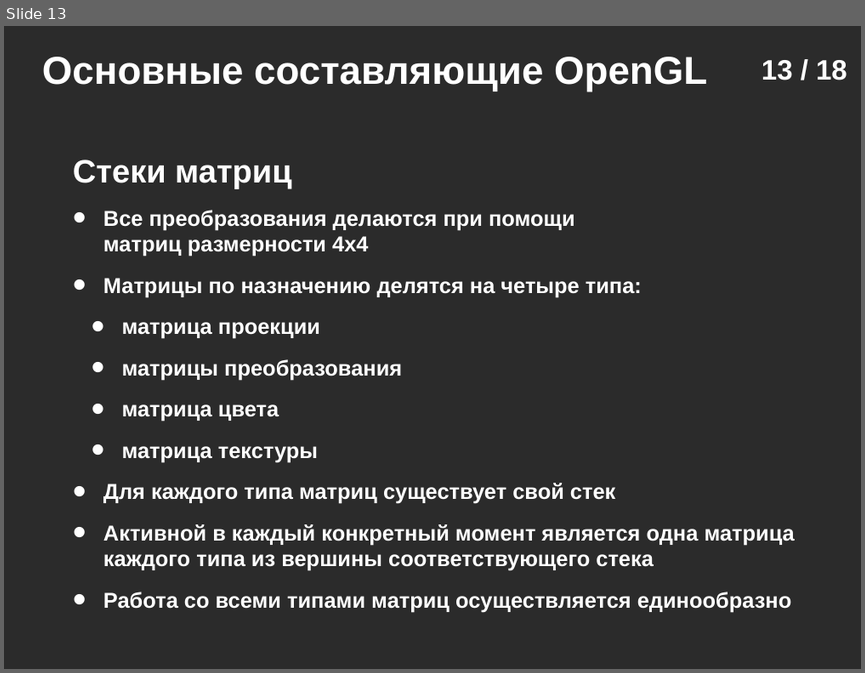
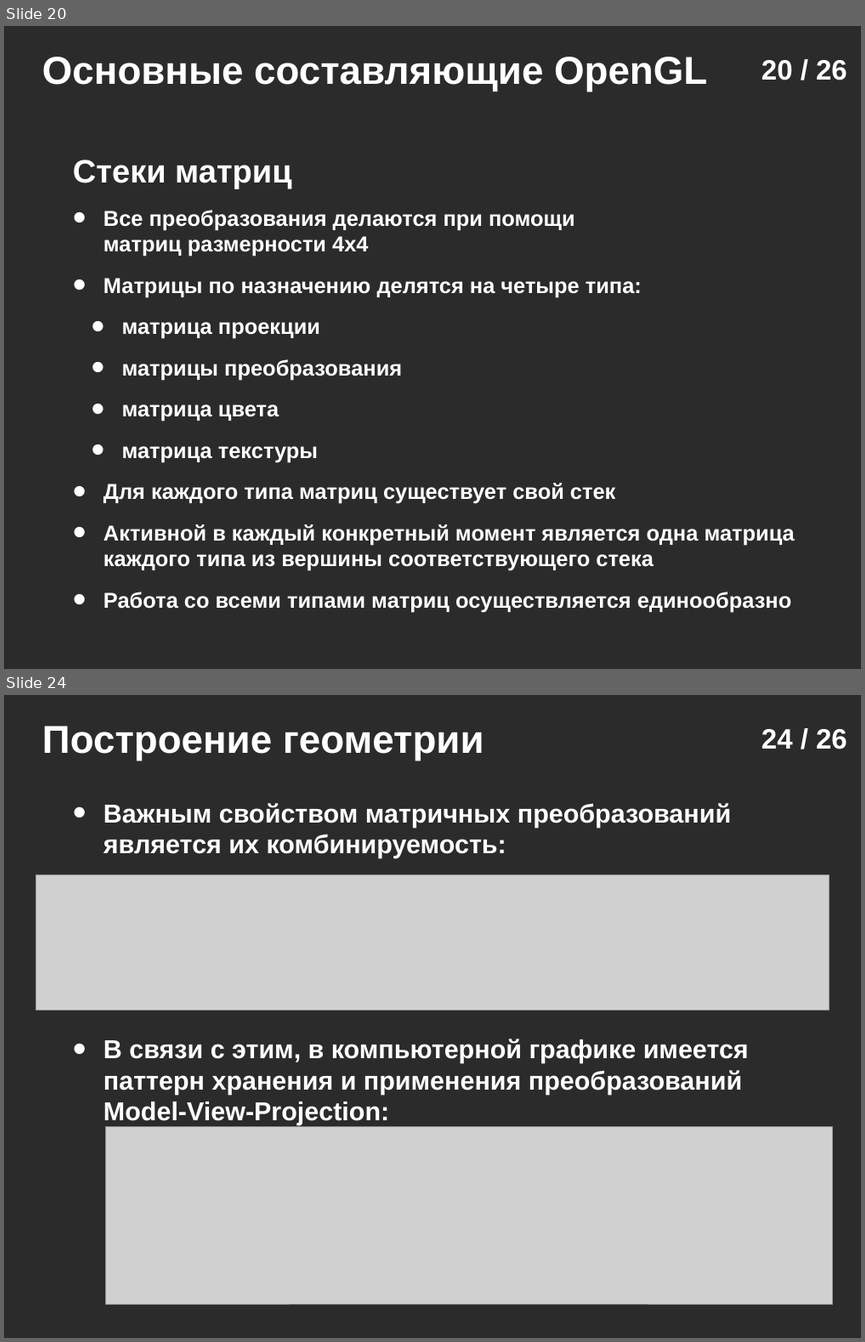
Before and after one commit to icosaeder/mmtech-lect, a slide deck: Лекции/Лекция №1/Лекция №1.odp. Shown one above the other, each under a label of ours: slide 13 before the commit, slides 20 and 24 after it; the slides between them are not shown. The pictures are 865x673 and 865x1342 pixels, drawn with LibreOffice and Linux fonts; fonts in the diff are those of the drawing; grey boxes stand for pictures; background and template pictures are left out; a plain dark background stands for a picture behind light text. Boxes give left, top, right and bottom in pixels: in the first picture for what was removed or moved away, otherwise in the second. Text is boxed around its words. In the diff, an @@ line names an element or a change of style, - is before the commit and + after.

```diff
--- a/Лекции/Лекция №1/Лекция №1.odp
+++ b/Лекции/Лекция №1/Лекция №1.odp
@@ slide 24 added at [4, 695, 861, 1338], background picture (left out) @@
@@ text added at [42, 726, 484, 760], 36 pt, text #FFFFFF, bold @@
+Построение геометрии
@@ page number added at [761, 729, 847, 749], 26 pt, text #FFFFFF, bold @@
+24 / 26
@@ text added at [103, 803, 731, 858], 24 pt, text #FFFFFF, bold @@
+• Важным свойством матричных преобразований является их комбинируемость:
@@ picture added at [36, 874, 828, 1009] @@
@@ text added at [103, 1038, 749, 1125], 24 pt, text #FFFFFF, bold @@
+• В связи с этим, в компьютерной графике имеется паттерн хранения и применения преобразований Model-View-Projection:
@@ picture added at [106, 1127, 833, 1304] @@
@@ what was slide 13 is now slide 20 @@
@@ page number at [761, 60, 847, 80]: text changed @@
-13 / 18
+20 / 26
```
Also in this commit, not shown: 6 slides changed, 11 other slides added, 4 slides removed, 4 other files.
